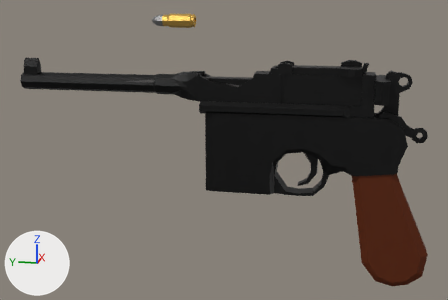
Two versions of the Blender file assets/models/guns/mauser-c96/model.blend, one commit apart.
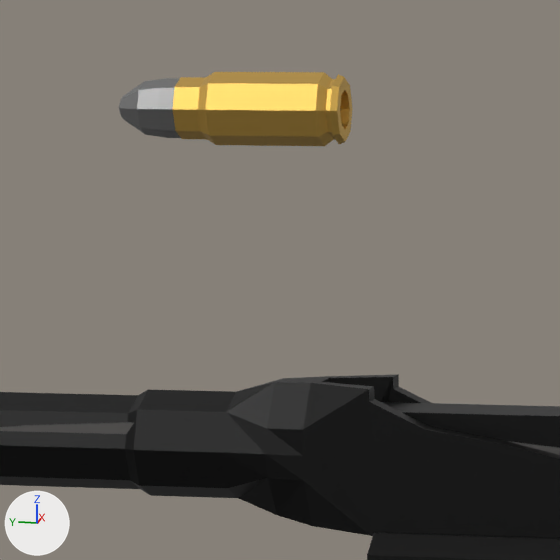
Each version appears first whole from a camera (50 mm lens) standing at (-0.4069, -0.085, 0.1145) and looking at (0.0002, -0.0035, 0.0127), and next in a close-up on the part from 29% to 53% of the width and 0% to 35% of the height. Lighting does not change. The marker at lower left points along +X, +Y and +Z. The last two pictures show the newer version.

In view in the first close-up: 'gun', 'mag', 'round'.
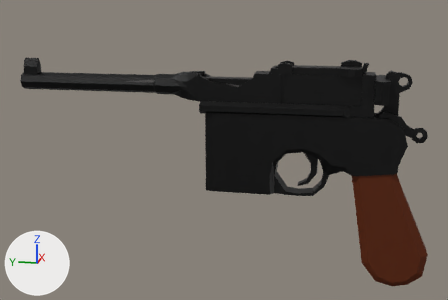
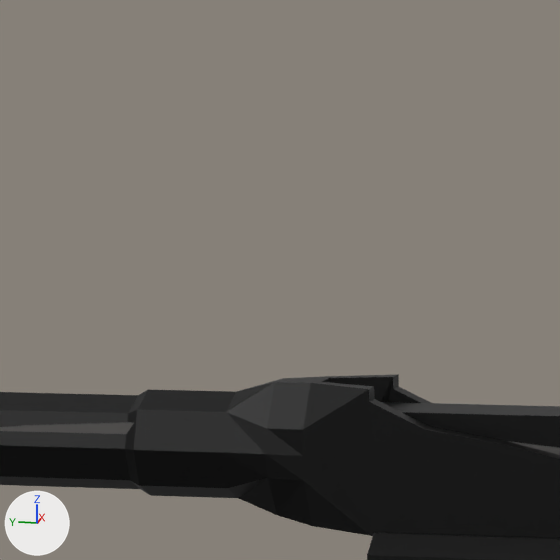
Location of each change, [x1, y1, x2, y2] in pixels of the close-ups (560 x 560 px):
'round', moved (not visible afterwards): before [119, 72, 352, 146]

The change, as a list of edits to the scene's bpy script:
```text
Change ob_round:
    ob_round.location: (0.0, 0.016, 0.0996) -> (0.0, 0.028, 0.058)
```
